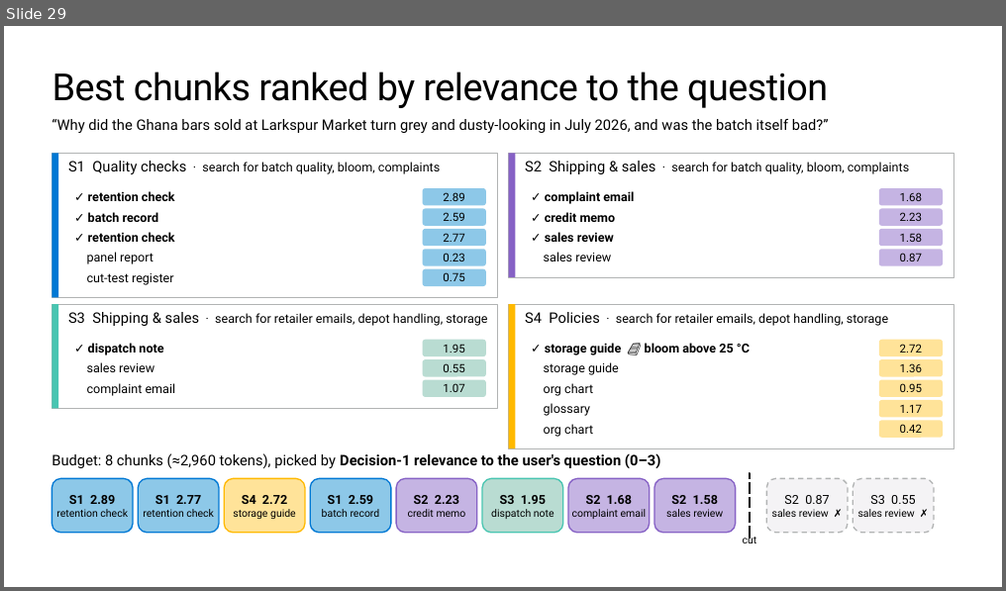
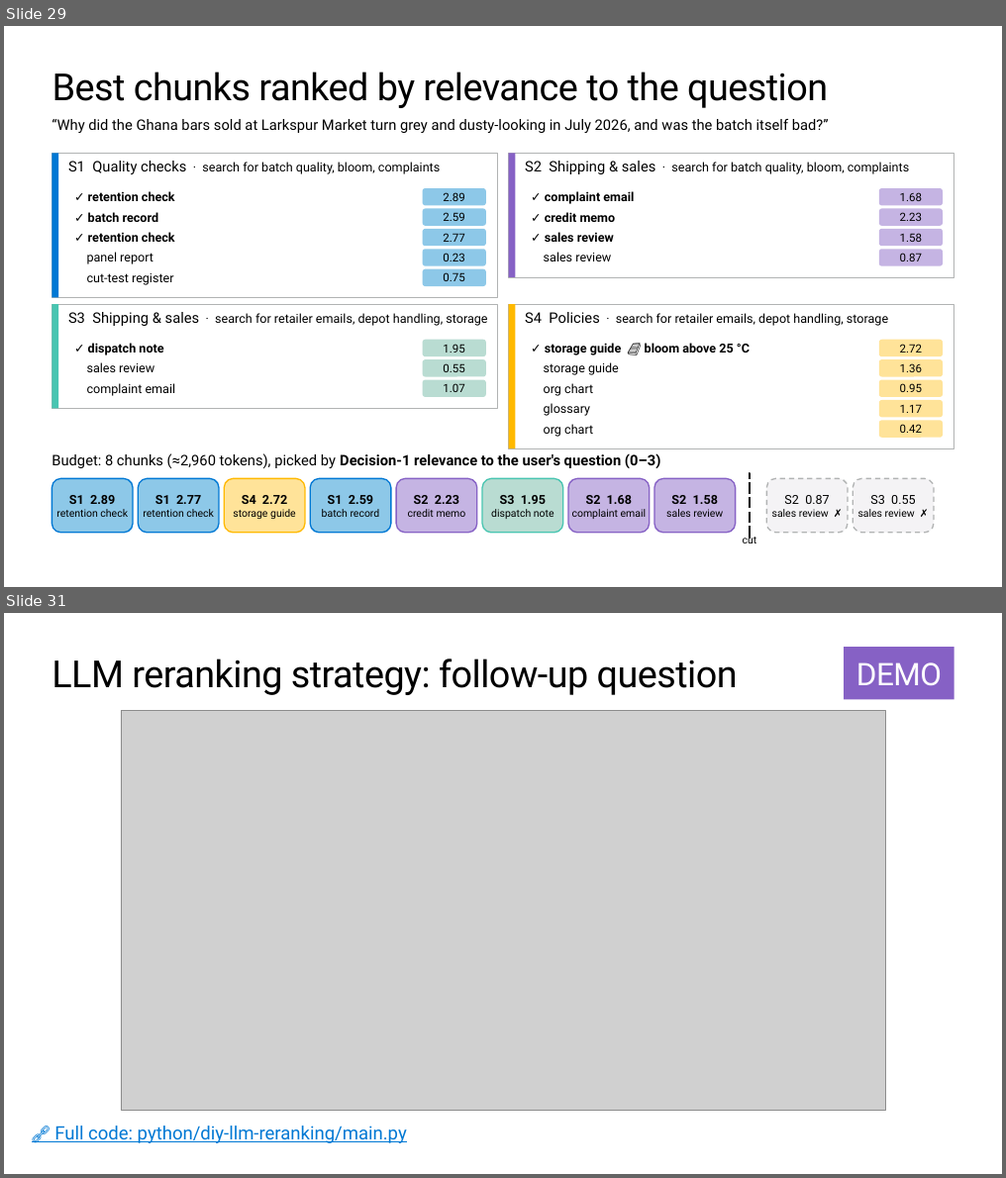
Before and after one commit to microsoft/ignite26-BRK300-building-agentic-retrieval-from-diy-to-foundry-iq, a slide deck: IgniteBRK300-WorkingDeck.pptx. Shown one above the other, each under a label of ours: slide 29 before the commit, slides 29 and 31 after it; the slides between them are not shown. The pictures are 1006x591 and 1006x1178 pixels, drawn with LibreOffice and Linux fonts; fonts in the diff are those of the drawing; grey boxes stand for pictures; background and template pictures are left out. Boxes give left, top, right and bottom in pixels: in the first picture for what was removed or moved away, otherwise in the second. Text is boxed around its words. In the diff, an @@ line names an element or a change of style, - is before the commit and + after.

```diff
--- a/IgniteBRK300-WorkingDeck.pptx
+++ b/IgniteBRK300-WorkingDeck.pptx
@@ slide 31 added at (4,613,1002,1174), background #FFFFFF @@
@@ title added at (52,659,738,695), 36 pt, text #000000 @@
+LLM reranking strategy: follow-up question
@@ rectangle added at (844,647,954,700), fill #8661C5, 30 pt, text #FFFFFF @@
+DEMO
@@ picture added at (121,710,885,1111) @@
@@ text added at (54,1126,407,1144), 17.6 pt, text #0078D4, underline @@
+🔗 Full code: python/diy-llm-reranking/main.py
```
Also in this commit, not shown: 9 other slides added, 10 slides removed, 1 other file.
